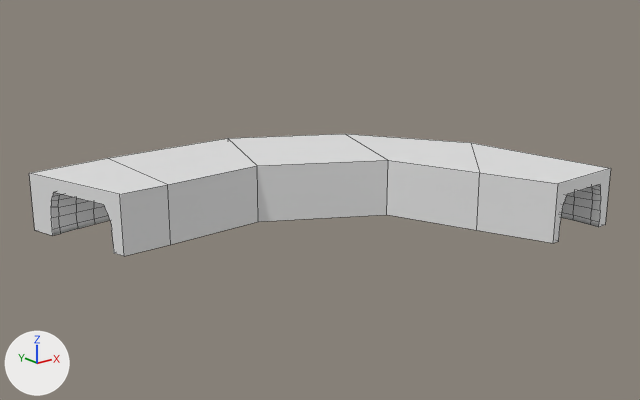
The Blender file sling/cowling/propflange_top_outer.blend, before and after one commit.
Both versions are drawn from a 50 mm lens placed at (-106.0, -195.0, 109.0), pointed at (114.0, 80.0, -1.0). Lighting does not change. The marker at lower left points along +X, +Y and +Z. Mesh edges are drawn as thin lines.
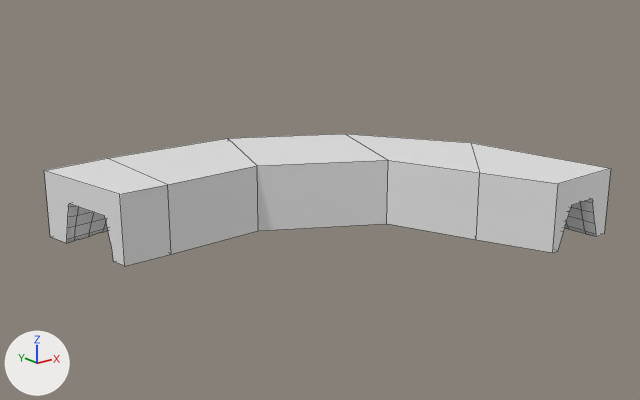
ob_cube is not drawn itself; it is used by a modifier of ob_plane_001.

Edits to the bpy script that builds the scene:
```text
Change me_plane_002:
    used by ob_plane_001; location = (0.0, 0.0, 0.0); rotation_euler = (1.571, 0.0, 0.0), in degrees (90, 0, 0); scale = (15.0, 14.8, 15.0)
    remove me_plane_002.from_pydata(...)  # 90 vertices, 88 faces; spans x 1.15..13.7, y -1.38..0.96, z -9.56..-0.13
    add me_plane_002.from_pydata(...)  # 90 vertices, 88 faces; spans x 1.58..13.7, y -1.38..0.96, z -9.56..-0.2
    me_plane_002 part 1: 48 of 90 vertices moved; they spanned x 1.15..13.7, y -1.38..0.96, z -9.56..-0.13 and now span x 1.58..13.7, y -1.38..0.96, z -9.23..-0.2; mean shift (0.01, 0.0, 0.0); largest move (3.35, 0.5, -9.32) -> (4.03, 0.5, -8.94)
Change me_cube_001:
    where me_cube_001.from_pydata(...)  # 24 vertices, 22 faces; spans x 0.93..10.3, y 0.23..5.8, z -0.23..1.77
    used by ob_cube_001; location = (0.0, 0.0, -9.9); scale = (20.3, 26.2, 12.3)
    me_cube_001 part 2: all 11 vertices in x 1.68..10.3, y 0.23..5.8, z -0.23 are moved by (0.0, 0.0, -0.34)
    me_cube_001 part 3: the 1 vertex in x 0.93, y 5.71, z -0.23 is moved by (0.31, 0.0, -0.34)
    me_cube_001 part 4: the 1 vertex in x 0.93, y 5.71, z 1.77 is moved by (0.31, 0.0, 0.0)
Change ob_cube:
    ob_cube.location: (15.84, 54.64, 21.29) -> (15.84, 54.64, 16.03)
```

What differs and where, as boxes (x1, y1, x2, y2) in the pictures (640 x 400 px; the box of a moved part takes in the faces that stretch with it):
'Cube.001', reshaped (8% taller): before (29, 134, 611, 256); after (44, 134, 611, 266)
part 1 of me_plane_002, moved or reshaped: before (51, 185, 601, 235); after (67, 199, 596, 243)
part 2 of me_cube_001, moved or reshaped: before (120, 160, 611, 256); after (120, 160, 611, 266)
part 4 of me_cube_001, moved or reshaped: before (29, 158, 167, 256); after (44, 158, 167, 266)
